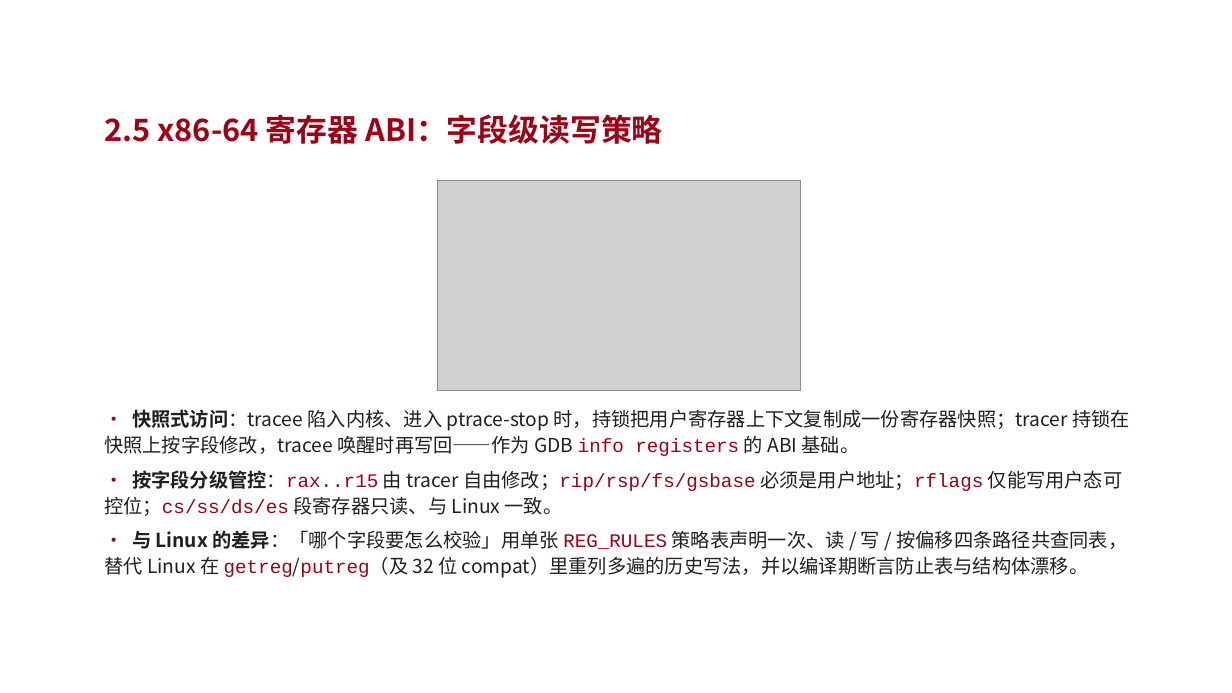
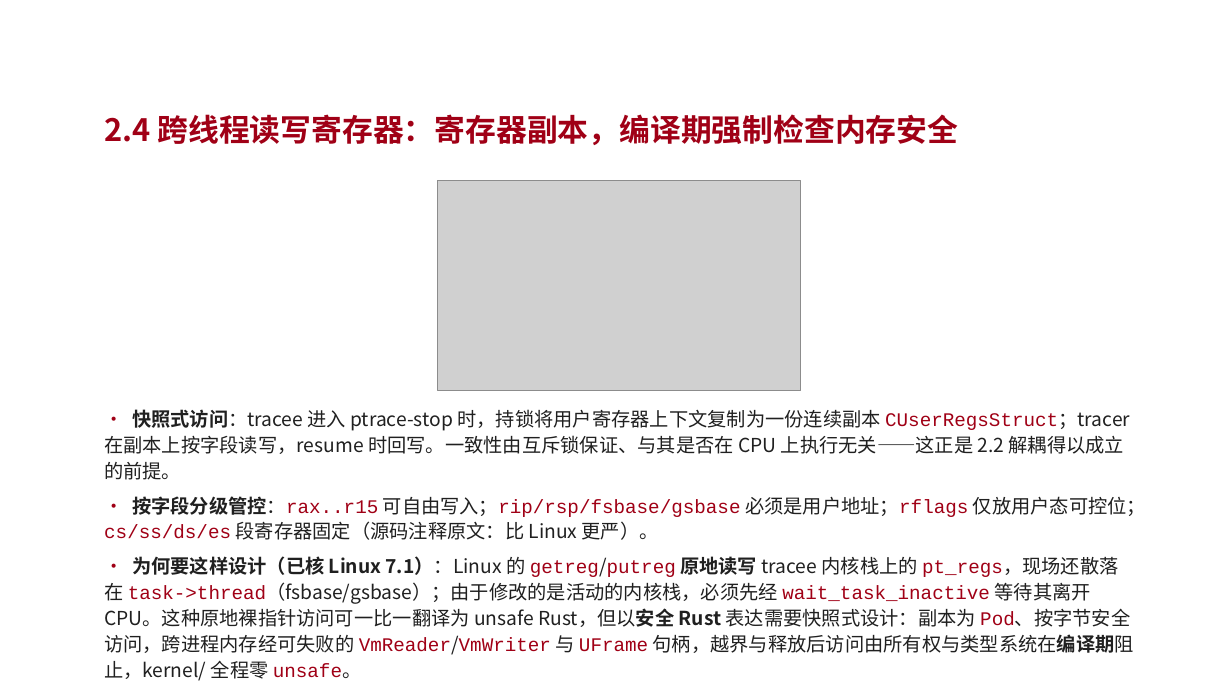
Before and after one commit to vvvvsv/asterinas, a slide deck: slide 13 of research_practice/答辩-科研实践.pptx (slide 14 before the commit). Drawn at 1232x693 pixels with LibreOffice and Linux fonts; fonts in the diff are those of the drawing; grey boxes stand for pictures; background and template pictures are left out. Boxes give left, top, right and bottom in pixels: in the first picture for what was removed or moved away, otherwise in the second. Text is boxed around its words. In the diff, an @@ line names an element or a change of style, - is before the commit and + after.

```diff
--- a/research_practice/答辩-科研实践.pptx
+++ b/research_practice/答辩-科研实践.pptx
@@ text at box(104, 114, 959, 145): text changed @@
-2.5 x86-64 寄存器 ABI：字段级读写策略
+2.4 跨线程读写寄存器：寄存器副本，编译期强制检查内存安全
@@ text at box(104, 409, 1146, 681): text changed @@
-• 快照式访问：tracee 陷入内核、进入 ptrace-stop 时，持锁把用户寄存器上下文复制成一份寄存器快照；tracer 持锁在快照上按字段修改，tracee 唤醒时再写回——作为 GDB info registers 的 ABI 基础。
-• 按字段分级管控：rax..r15 由 tracer 自由修改；rip/rsp/fs/gsbase 必须是用户地址；rflags 仅能写用户态可控位；cs/ss/ds/es 段寄存器只读、与 Linux 一致。
-• 与 Linux 的差异：「哪个字段要怎么校验」用单张 REG_RULES 策略表声明一次、读 / 写 / 按偏移四条路径共查同表，替代 Linux 在 getreg/putreg（及 32 位 compat）里重列多遍的历史写法，并以编译期断言防止表与结构体漂移。
+• 快照式访问：tracee 进入 ptrace-stop 时，持锁将用户寄存器上下文复制为一份连续副本 CUserRegsStruct；tracer 在副本上按字段读写，resume 时回写。一致性由互斥锁保证、与其是否在 CPU 上执行无关——这正是 2.2 解耦得以成立的前提。
+• 按字段分级管控：rax..r15 可自由写入；rip/rsp/fsbase/gsbase 必须是用户地址；rflags 仅放用户态可控位；cs/ss/ds/es 段寄存器固定（源码注释原文：比 Linux 更严）。
+• 为何要这样设计（已核 Linux 7.1）：Linux 的 getreg/putreg 原地读写 tracee 内核栈上的 pt_regs，现场还散落在 task->thread（fsbase/gsbase）；由于修改的是活动的内核栈，必须先经 wait_task_inactive 等待其离开 CPU。这种原地裸指针访问可一比一翻译为 unsafe Rust，但以安全 Rust 表达需要快照式设计：副本为 Pod、按字节安全访问，跨进程内存经可失败的 VmReader/VmWriter 与 UFrame 句柄，越界与释放后访问由所有权与类型系统在编译期阻止，kernel/ 全程零 unsafe。
```
Also in this commit, not shown: 8 other slides changed, 2 slides added, 2 slides removed, 2 other files.
